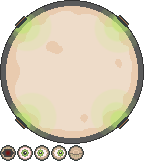
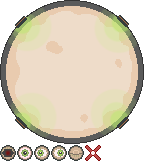
Comparing the layer stacks of the two w=144, h=161 images. Changes:
painted on "Layer 2" over bbox(85, 145, 101, 161)
